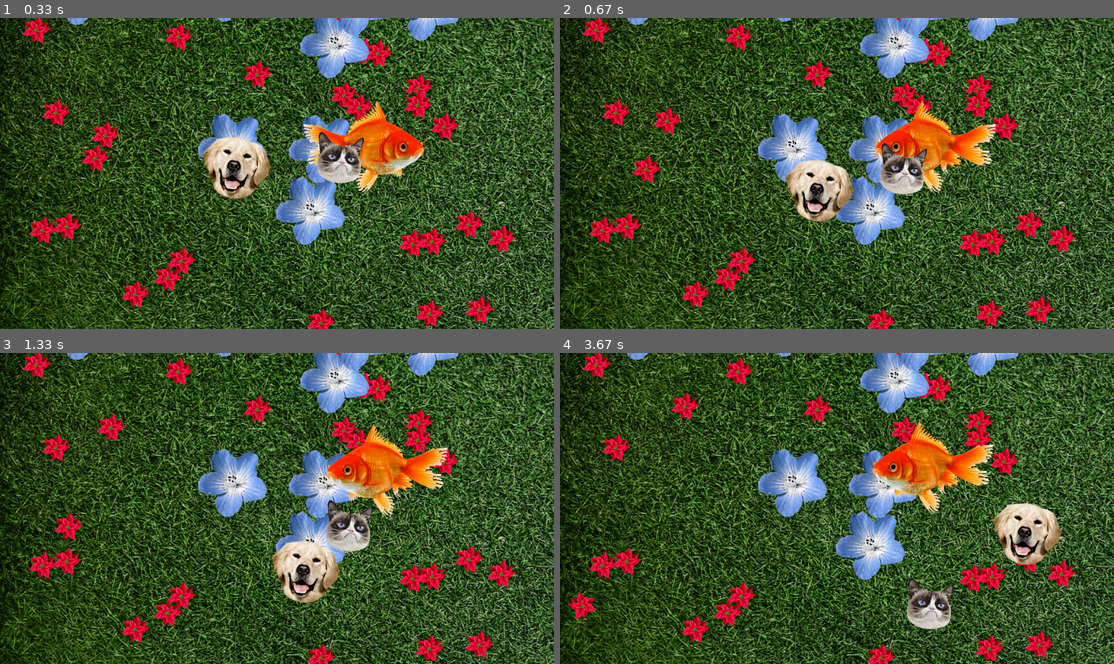
Above: before the commit, frames 1-4 (two rows, left to right).
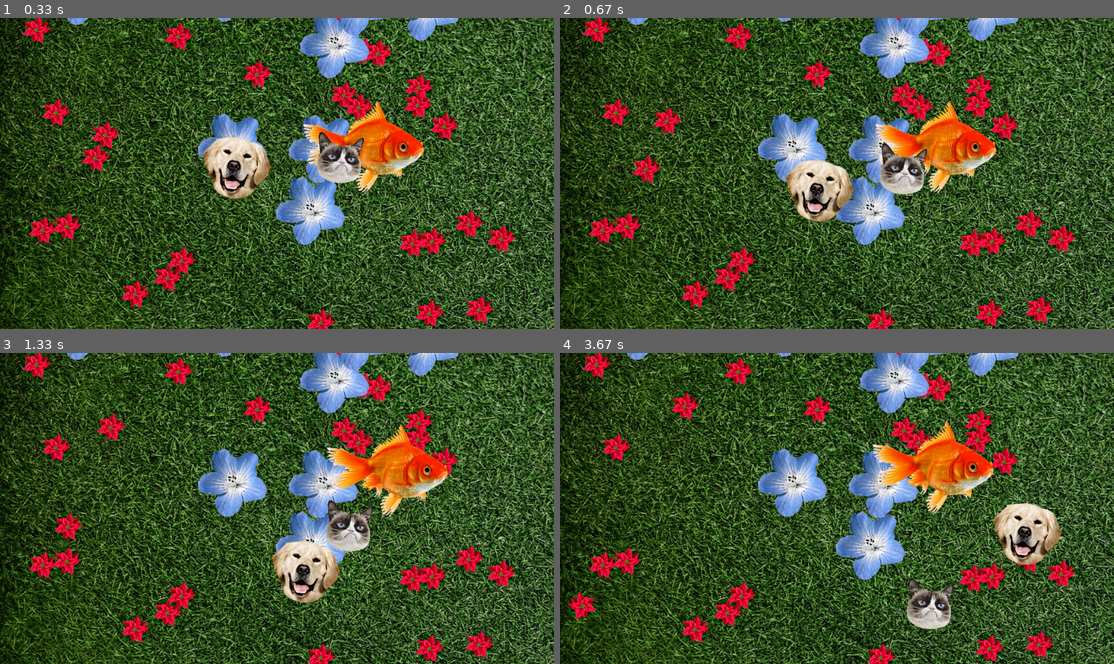
Above: after the commit, the same moments.

Repository: jimmygizmo/pygamefun
Game: pygame game, started from game/main.py
The game is run twice, just before and just after one commit, with the same random seed, the same clock (stepped at 60 frames per second) and the same inputs.
Inputs (mouse positions are in pixels of both pictures, inside the frame that each line leads up to):
- Up to frame 1 (0.33 s): no input
- Up to frame 2 (0.67 s): hold Right from 0.33 s (still down); move the mouse to (814, 185) at 0.37 s
- Up to frame 3 (1.33 s): release Right at 0.8 s; hold Up 0.83-1.13 s; hold Right from 1.17 s (still down)
- Up to frame 4 (3.67 s): release Right at 1.63 s; hold Left 1.67-2.2 s; hold Down 2.23-2.53 s; hold Left 2.57-2.97 s; hold Up 3-3.37 s; hold Right from 3.4 s (still down)

Frame 1 is identical in both runs. In frame 2, 2.8% of the frame differs, in the area x 56-79%, y 26-57%; in frame 3, 3.3%; in frame 4, 3.3%, in the area x 56-79%, y 21-53%.

Commit message:
all new horizontal sprite flipping design is in place and works MUCH better than what we had before. flip at load feature allows default image to face either way. sprite flips perfectly now based on direction change for the bouncing case. the input-controlled flipping is still a bit buggy but MUCH better than before. This is a good design patter. we need some additional smarter logic for considering the input-controlled (player) object state at rest etc. there are a few inter-related issues to solve as when bouncing also happens there is additional strangeness .. BUT remember we have an unusual input-control method right now per the tutorial. soon we will change how motion is controlled and for example the user will not hold down the keys for motions etc. So all this will change soon anyhow. Next I will clean up this large amount of experimental code and comments on this side adventure for input-motion controll and horizontal flipping etc.

Diff:
--- a/game/main.py
+++ b/game/main.py
@@ -32,6 +32,7 @@
 Monster = TypedDict('Monster', {
         'name': str,  # Monster short name
         'img': str,  # Filename of PNG (with transparency)
+        'flip': bool,  # If True, image will be flipped horizontally at the time of loading
         'w': int,  # PNG pixel width
         'h': int,  # PNG pixel height
         'color': str,  # Debug mode color of rectangle
@@ -44,6 +45,7 @@
         'c': float,  # Enviro: Chaos (speed)
         'f': float,  # Enviro: Frozen (speed)
         'surface': pygame.Surface,  # The PyGame-CE Surface object - Displays the image and more
+        'surface_r': pygame.Surface,  # The PyGame-CE Surface object - Displays the image and more  (RIGHT direction)
         'rect': pygame.FRect,  # The PyGame-CE FRect object - Positions the Surface and more
         })
 
@@ -52,6 +54,7 @@
 
 monster1: Monster = {'name': 'red-flower-floaty',
            'img':  'red-flower-66x64.png',
+           'flip': False,
            'w': 66,
            'h': 64,
            'color': 'red1',
@@ -63,12 +66,14 @@
            'r': 100.0,
            'c': 350.0,
            'f': 2.0,
-           'surface': pygame.Surface((0, 0)),  # placeholder instance (mypy)
+           'surface': pygame.Surface((0, 0)),  # placeholder instance (mypy)  -  Default/LEFT-facing
+           'surface_r': pygame.Surface((0, 0)),  # placeholder instance (mypy)  -  RIGHT-facing (generated)
            'rect': pygame.FRect(),  # placeholder instance (mypy)
            }
 monsters.append(monster1)
 monster2: Monster = {'name': 'red-flower-drifty',
            'img':  'red-flower-66x64.png',
+           'flip': True,
            'w': 66,
            'h': 64,
            'color': 'orangered',
@@ -80,12 +85,14 @@
            'r': 100.0,
            'c': 420.0,
            'f': 3.0,
-           'surface': pygame.Surface((0, 0)),  # placeholder instance (mypy)
+           'surface': pygame.Surface((0, 0)),  # placeholder instance (mypy)  -  Default/LEFT-facing
+           'surface_r': pygame.Surface((0, 0)),  # placeholder instance (mypy)  -  RIGHT-facing (generated)
            'rect': pygame.FRect(),  # placeholder instance (mypy)
            }
 monsters.append(monster2)
 monster3: Monster = {'name': 'goldie',
            'img': 'gold-retriever-160x142.png',
+           'flip': True,
            'w': 160,
            'h': 142,
            'color': 'gold',
@@ -97,12 +104,14 @@
            'r': 880.0,
            'c': 1290.0,
            'f': 10.0,
-           'surface': pygame.Surface((0, 0)),  # placeholder instance (mypy)
+           'surface': pygame.Surface((0, 0)),  # placeholder instance (mypy)  -  Default/LEFT-facing
+           'surface_r': pygame.Surface((0, 0)),  # placeholder instance (mypy)  -  RIGHT-facing (generated)
            'rect': pygame.FRect(),  # placeholder instance (mypy)
            }
 monsters.append(monster3)
 monster4: Monster = {'name': 'fishy',
            'img':  'goldfish-280x220.png',
+           'flip': False,
            'w': 280,
            'h': 220,
            'color': 'darkgoldenrod1',
@@ -114,12 +123,14 @@
            'r': 100.0,
            'c': 700.0,
            'f': 2850.0,
-           'surface': pygame.Surface((0, 0)),  # placeholder instance (mypy)
+           'surface': pygame.Surface((0, 0)),  # placeholder instance (mypy)  -  Default/LEFT-facing
+           'surface_r': pygame.Surface((0, 0)),  # placeholder instance (mypy)  -  RIGHT-facing (generated)
            'rect': pygame.FRect(),  # placeholder instance (mypy)
            }
 monsters.append(monster4)
 monster5: Monster = {'name': 'grumpy',
            'img':  'grumpy-cat-110x120.png',
+           'flip': True,
            'w': 110,
            'h': 120,
            'color': 'blanchedalmond',
@@ -131,7 +142,8 @@
            'r': 50.0,
            'c': 2170.0,
            'f': 40.0,
-           'surface': pygame.Surface((0, 0)),  # placeholder instance (mypy)
+           'surface': pygame.Surface((0, 0)),  # placeholder instance (mypy)  -  Default/LEFT-facing
+           'surface_r': pygame.Surface((0, 0)),  # placeholder instance (mypy)  -  RIGHT-facing (generated)
            'rect': pygame.FRect(),  # placeholder instance (mypy)
            }
 monsters.append(monster5)
@@ -211,6 +223,10 @@
     else:
         imgpath = os.path.join(ASSET_PATH, monster['img'])
         monster['surface'] = pygame.image.load(imgpath).convert_alpha()
+        if monster['flip']:
+            monster['surface'] = pygame.transform.flip(monster['surface'], True, False)
+        # Generate the RIGHT-facing surface
+        monster['surface_r'] = pygame.transform.flip(monster['surface'], True, False)
 
     monster['rect'] = monster['surface'].get_frect(center=(monster['x'], monster['y']))
 
@@ -367,6 +383,23 @@
         # The performance impacts need to be considerd. These are most certainly performance-critical areas inside
         # a tight real-time loop in a performance-critical app. There is a reason we are experimenting and fully
         # exploring different strategies and considering all aspects, including future performance concerns.
+
+        # THE NEXT DAY. I stepped back from the flipping problem above and I think it is something that needs to
+        # occur during the draw phase. We could say this: First we determine motion and physics and the new state of it,
+        # partially based on input, and then we have all the data we need to draw. So, the flipped status of the sprite,
+        # which is the direction it is pointing (currently only considering the horizontal) is a matter of drawing
+        # correctly. So bottom line is we handle it in the drawing phase. Let's move all that there and see if we can
+        # also come up with a better way of detecting direction change or even better .. simply prepare the two needed
+        # sprites and then based on the current direction, simply paint the correct surface. This is almost certainly
+        # much more efficient than repeatedly performing the flipping operation.
+        # TODO: 1. Move flipping to draw phase. 2. Pre-prepare the flipped surface so you have both. 3 Improve logic
+        #    and/or simply paint the correct surface rather than flipping a single one.  4. To allow initial sprites
+        #    to face either left or right, but to require the standard that the initial loaded sprite face LEFT,
+        #    provide a flag to trigger flipping of the sprite upon initial image load. When used, the new flipped
+        #    (flipped again) image for the RIGHT direction will then be correct. This saves the need to use an image
+        #    editing program to do this, although one is likely being used anyhow in order to get good custom sprites.
+        #    Nonethless this is a good feature and this overall design pattern is looking excellent, prior to
+        #    implementation.
 
 
     # ENVIRONMENT PHASE PROCESSING - Rotate enviro sequence. Modify monster behavior per their enviro-reaction profiles.
@@ -417,7 +450,11 @@
 
     # DRAW MONSTERS
     for monster in monsters:
-        display_surface.blit(monster['surface'], monster['rect'])
+        if monster['d'].x <= 0:
+            display_surface.blit(monster['surface'], monster['rect'])  # LEFT-facing
+        else:
+            display_surface.blit(monster['surface_r'], monster['rect'])  # RIGHT-facing
+
 
     # pygame.display.update()  # update entire surface or use  .flip() which will update only part of the surface.
     pygame.display.flip()  # Similar to update but not entire screen. TODO: Clarify
@@ -440,13 +477,17 @@
         if monster['rect'].left <= 0:
             monster['rect'].left = 0
             monster['d'].x *= -1
-            monster['surface'] = pygame.transform.flip(monster['surface'], True, False)
+            # Now the drawing phase automatically handles the direction to fact, LEFT vs. RIGHT.
+            # This is no-longer needed:
+            # monster['surface'] = pygame.transform.flip(monster['surface'], True, False)
 
         # Bounce off RIGHT wall in X Axis
         if monster['rect'].right >= SCREEN_WIDTH:
             monster['rect'].right = SCREEN_WIDTH
             monster['d'].x *= -1
-            monster['surface'] = pygame.transform.flip(monster['surface'], True, False)
+            # Now the drawing phase automatically handles the direction to fact, LEFT vs. RIGHT.
+            # This is no-longer needed:
+            # monster['surface'] = pygame.transform.flip(monster['surface'], True, False)
 
         # Bounce off TOP wall in Y Axis
         if monster['rect'].top <= 0:
@@ -482,5 +523,9 @@
 # topic area out independently of this PyGame-CE project.
 
 
+# Interesting input handling - found via stackexchange:
+# https://github.com/rik-cross/pygamepal/blob/main/src/pygamepal/input.py
+
+
 ##
 #
